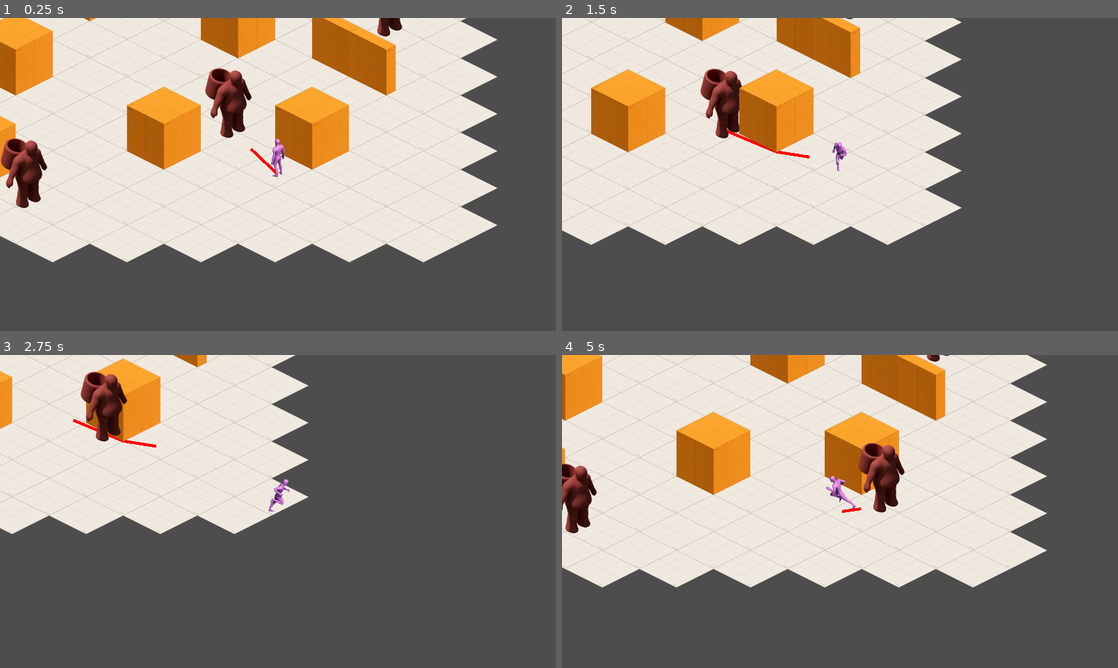
Above: before the commit, frames 1-4 (two rows, left to right).
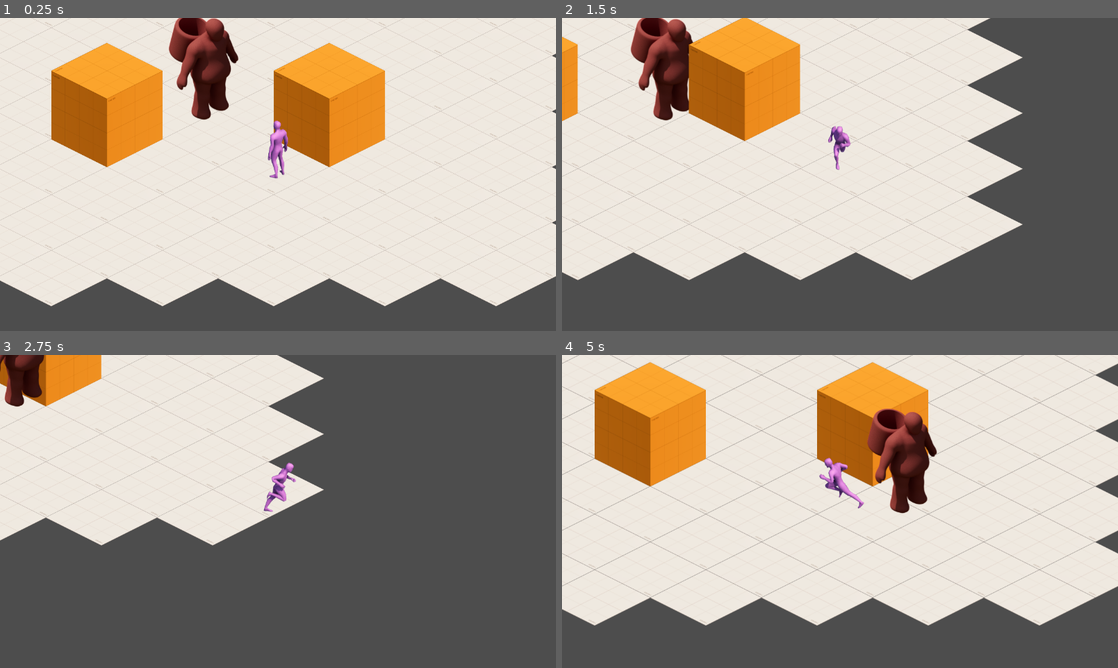
Above: after the commit, the same moments.

Repository: bradlycarpenter/Project-H-Phase-2
Game: Godot game, scene res://levels/test-levels/test-movement/scene/test_movement.tscn
Same seed, same stepped clock (60 frames per second), same inputs: the game is played once before the commit and once after it. This scene is started directly instead of the project's main scene.
Inputs:
- Up to frame 1 (0.25 s): no input
- Up to frame 2 (1.5 s): hold D (move_right) 0.53-1.28 s; hold S (move_down) from 1.28 s (still down)
- Up to frame 3 (2.75 s): release S (move_down) at 2.03 s; hold D (move_right) from 2.03 s (still down)
- Up to frame 4 (5 s): release D (move_right) at 2.78 s; hold W (move_up) 2.78-3.53 s; hold A (move_left) from 3.53 s (still down)

The runs differ from the first frame. In frame 1, 47% of the frame differs, in the area x 0-100%, y 0-93%; in frame 2, 30%; in frame 3, 9.3%; in frame 4, 43%.

Commit message:
health and crit added

Diff:
--- /dev/null
+++ b/actors/items/crit_up.tres
@@ -0,0 +1,11 @@
+[gd_resource type="Resource" script_class="Item" load_steps=2 format=3 uid="uid://ce3wn4bvl7r6s"]
+
+[ext_resource type="Script" path="res://actors/items/item.gd" id="1_f6as4"]
+
+[resource]
+script = ExtResource("1_f6as4")
+name = "Crit Up"
+description = "Increase chance to land a critical hit."
+stat_boost = {
+"crit": 0.05
+}
--- /dev/null
+++ b/actors/items/health_up.tres
@@ -0,0 +1,11 @@
+[gd_resource type="Resource" script_class="Item" load_steps=2 format=3 uid="uid://qjsklmkv76yy"]
+
+[ext_resource type="Script" path="res://actors/items/item.gd" id="1_356u3"]
+
+[resource]
+script = ExtResource("1_356u3")
+name = "Health Up"
+description = "Increases base health."
+stat_boost = {
+"health": 5
+}
--- /dev/null
+++ b/actors/items/item.gd
@@ -0,0 +1,10 @@
+class_name Item
+extends Resource
+
+@export var name: String
+@export var description: String
+@export var stat_boost: Dictionary = {}
+
+func apply_effect(player):
+	for stat in stat_boost:
+		player.adjust_stat(stat, stat_boost[stat])
--- /dev/null
+++ b/actors/items/test_item.gd
@@ -0,0 +1,18 @@
+extends Node2D
+
+@export var item: Item
+
+# Called when the node enters the scene tree for the first time.
+func _ready():
+	pass # Replace with function body.
+
+
+# Called every frame. 'delta' is the elapsed time since the previous frame.
+func _process(_delta):
+	pass
+
+func _on_area_2d_body_entered(body):
+	if body.is_in_group("player"): # Assuming your player is in a group named "player"
+		body.adjust_stat("health", item.stat_boost["health"]) # Adjust the health using the item's effect
+		print("Health: "  + str(body.health))
+		queue_free() # Remove the item from the scene
--- /dev/null
+++ b/actors/items/test_item_scene.tscn
@@ -0,0 +1,24 @@
+[gd_scene load_steps=5 format=3 uid="uid://ccahlyt06bfcv"]
+
+[ext_resource type="Script" path="res://actors/items/test_item.gd" id="1_4yelf"]
+[ext_resource type="Texture2D" uid="uid://cjo2nb0t8lety" path="res://actors/test-actors/projectiles/rock/RockBossRock.png" id="2_ieq1q"]
+[ext_resource type="Resource" uid="uid://qjsklmkv76yy" path="res://actors/items/health_up.tres" id="2_uvkae"]
+
+[sub_resource type="CircleShape2D" id="CircleShape2D_h77eo"]
+radius = 16.0
+
+[node name="TestItemScene" type="Node2D"]
+script = ExtResource("1_4yelf")
+item = ExtResource("2_uvkae")
+
+[node name="Sprite2D" type="Sprite2D" parent="."]
+position = Vector2(0, -60)
+scale = Vector2(0.3, 0.3)
+texture = ExtResource("2_ieq1q")
+
+[node name="Area2D" type="Area2D" parent="."]
+
+[node name="CollisionShape2D" type="CollisionShape2D" parent="Area2D"]
+shape = SubResource("CircleShape2D_h77eo")
+
+[connection signal="body_entered" from="Area2D" to="." method="_on_area_2d_body_entered"]
--- a/actors/test-actors/mobs/rock-thrower/src/mob_rock_thrower.gd
+++ b/actors/test-actors/mobs/rock-thrower/src/mob_rock_thrower.gd
@@ -45,9 +45,6 @@
 	if map == null:
 		return
 
-	get_node("../Line2D").clear_points()
-	for i in path:
-		get_node("../Line2D").add_point(i)
 	# Calculate the path using NavigationServer2D
 	path = NavigationServer2D.map_get_path(map, start_position, end_position, true)
 
--- a/actors/test-actors/player/test-player/scene/test_character.tscn
+++ b/actors/test-actors/player/test-player/scene/test_character.tscn
@@ -1056,7 +1056,7 @@
 transitions = ["Start", "IDLE", SubResource("AnimationNodeStateMachineTransition_y4f83"), "IDLE", "RUN", SubResource("AnimationNodeStateMachineTransition_y40ud"), "RUN", "IDLE", SubResource("AnimationNodeStateMachineTransition_8oa8e")]
 graph_offset = Vector2(-26, -71)
 
-[node name="TestCharacter" type="CharacterBody2D"]
+[node name="TestCharacter" type="CharacterBody2D" groups=["player"]]
 collision_layer = 15
 script = ExtResource("1_f58xy")
 
--- a/actors/test-actors/player/test-player/src/test_character.gd
+++ b/actors/test-actors/player/test-player/src/test_character.gd
@@ -2,7 +2,6 @@
 
 @onready var animation_tree := $AnimationTree
 
-const speed := 300
 const y_velocity := 0.6
 const x_velocity := 0.9
 const diagonal_velocity := 0.353553
@@ -10,8 +9,22 @@
 var input_direction := Vector2.ZERO
 var iso_direction := Vector2.ZERO
 
+# Player stats
+var base_health: int = 100
+var health: int = base_health
+var crit_chance: float = 0.05
+var defense: float = 0.0
+var speed: float = 300.0
+var attack_speed: float = 1.0
+var cooldown_reduction: float = 0.0
+var lifesteal: float = 0.0
+var double_hit_chance: float = 0.0
+var dash_count: int = 1
+var shield: int = 0
+
 func _ready():
 	animation_tree.active = true
+	print("Health: "  + str(health))
 
 func _physics_process(delta):
 	update_direction(delta)
@@ -71,3 +84,27 @@
 	if (get_input_direction() != Vector2.ZERO): # so it stays facing last moved direction
 		animation_tree["parameters/IDLE/blend_position"] = input_direction
 		animation_tree["parameters/RUN/blend_position"] = input_direction
+
+func adjust_stat(stat_name, value):
+	match stat_name:
+		"health":
+			base_health += value
+			health = base_health
+		"crit":
+			crit_chance += value
+		"defense":
+			defense += value
+		"speed":
+			speed += value
+		"attack_speed":
+			attack_speed += value
+		"cooldown_reduction":
+			cooldown_reduction += value
+		"lifesteal":
+			lifesteal += value
+		"double_hit_chance":
+			double_hit_chance += value
+		"dash_count":
+			dash_count += value
+		"shield":
+			shield += value
--- a/levels/test-levels/test-level-example/scene/test_level_example.tscn
+++ b/levels/test-levels/test-level-example/scene/test_level_example.tscn
@@ -59,5 +59,5 @@
 
 [node name="TestObjects" type="TileMapLayer" parent="."]
 y_sort_enabled = true
-tile_map_data = PackedByteArray("AAAJAAMAAAAAAAAAAAAEAAAAAAAAAAAAAAAHAPz/AAAAAAAAAAAEAP3/AAAAAAAAAAALAAEAAAAAAAAAAAAHAAYAAAAAAAAAAAAFAAMAAAAAAAAAAAAHAP//AAAAAAAAAAAJAP7/AQAAAAAAAAAKAP7/AQAAAAAAAAA=")
+tile_map_data = PackedByteArray("AAAJAAMAAAAAAAAAAAAEAAAAAAAAAAAAAAAHAPz/AAAAAAAAAAAEAP3/AAAAAAAAAAALAAEAAAAAAAAAAAAHAAYAAAAAAAAAAAAFAAMAAAAAAAAAAAAHAP//AAAAAAAAAAA=")
 tile_set = SubResource("TileSet_k7ll7")
--- /dev/null
+++ b/levels/test-levels/test-level-items/scene/test_level_items.tscn
@@ -0,0 +1,19 @@
+[gd_scene load_steps=4 format=3 uid="uid://cgbmygitkfd5d"]
+
+[ext_resource type="PackedScene" uid="uid://doni0bvvnv340" path="res://levels/test-levels/test-level-example/scene/test_level_example.tscn" id="1_l1dhe"]
+[ext_resource type="PackedScene" uid="uid://pkjcgg5vj0an" path="res://actors/test-actors/player/test-player/scene/test_character.tscn" id="2_4cuwx"]
+[ext_resource type="PackedScene" uid="uid://ccahlyt06bfcv" path="res://actors/items/test_item_scene.tscn" id="3_88kij"]
+
+[node name="TestLevelItems" type="Node2D"]
+y_sort_enabled = true
+
+[node name="TestLevelExample" parent="." instance=ExtResource("1_l1dhe")]
+y_sort_enabled = true
+
+[node name="TestCharacter" parent="." instance=ExtResource("2_4cuwx")]
+position = Vector2(1290, 913)
+collision_layer = 1
+collision_mask = 15
+
+[node name="TestItemScene" parent="." instance=ExtResource("3_88kij")]
+position = Vector2(1096, 684)
--- a/levels/test-levels/test-movement/scene/test_movement.tscn
+++ b/levels/test-levels/test-movement/scene/test_movement.tscn
@@ -44,6 +44,3 @@
 script = ExtResource("4_1k1ao")
 
 [node name="NavigationAgent2D" type="NavigationAgent2D" parent="MobRockThrower3"]
-
-[node name="Line2D" type="Line2D" parent="."]
-default_color = Color(1, 0, 0, 1)
--- a/project.godot
+++ b/project.godot
@@ -17,9 +17,13 @@
 
 [display]
 
-window/size/viewport_width=1920
-window/size/viewport_height=1080
+window/size/viewport_width=1280
+window/size/viewport_height=720
 window/stretch/mode="viewport"
+
+[global_group]
+
+player=""
 
 [input]
 
